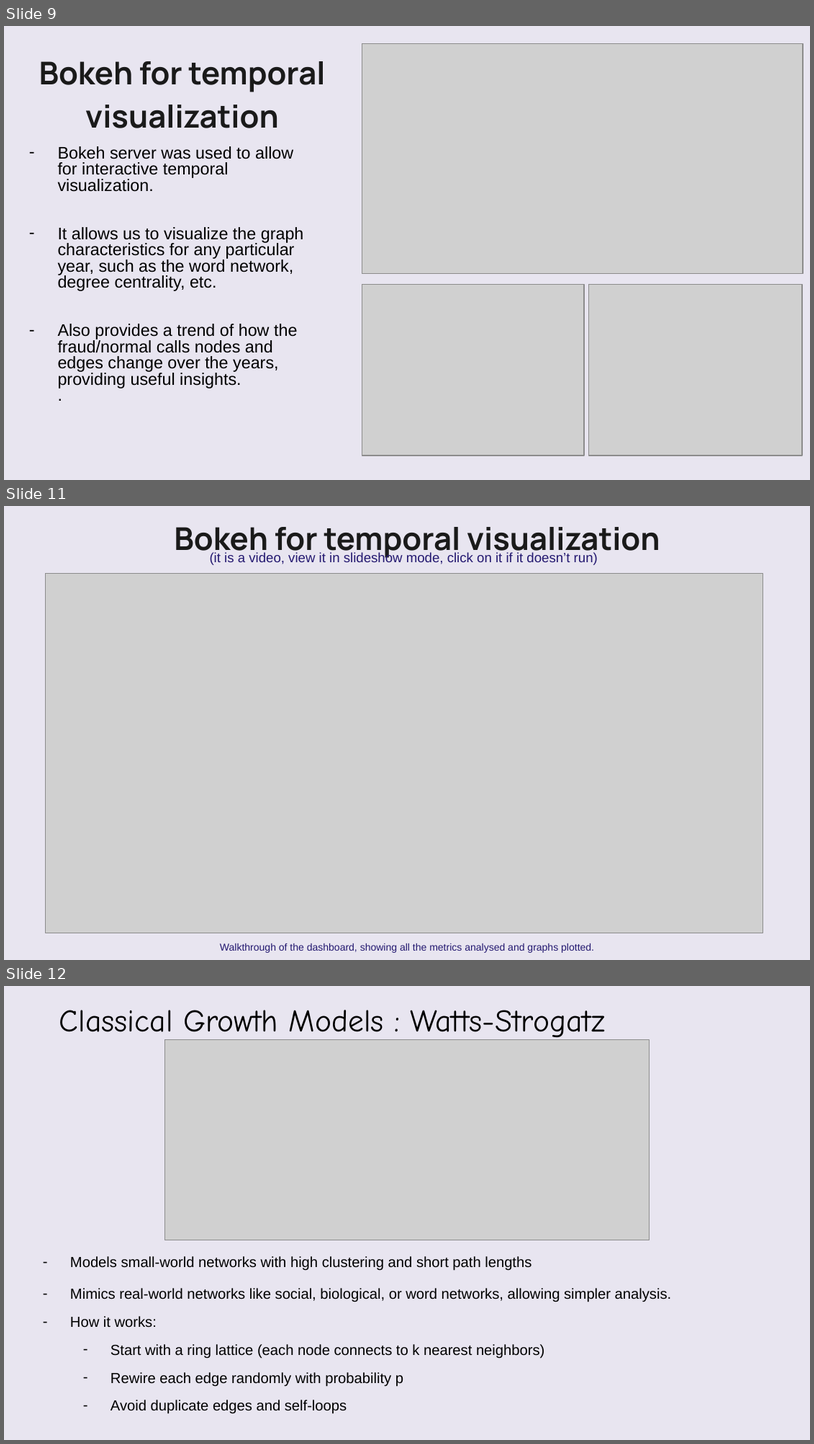
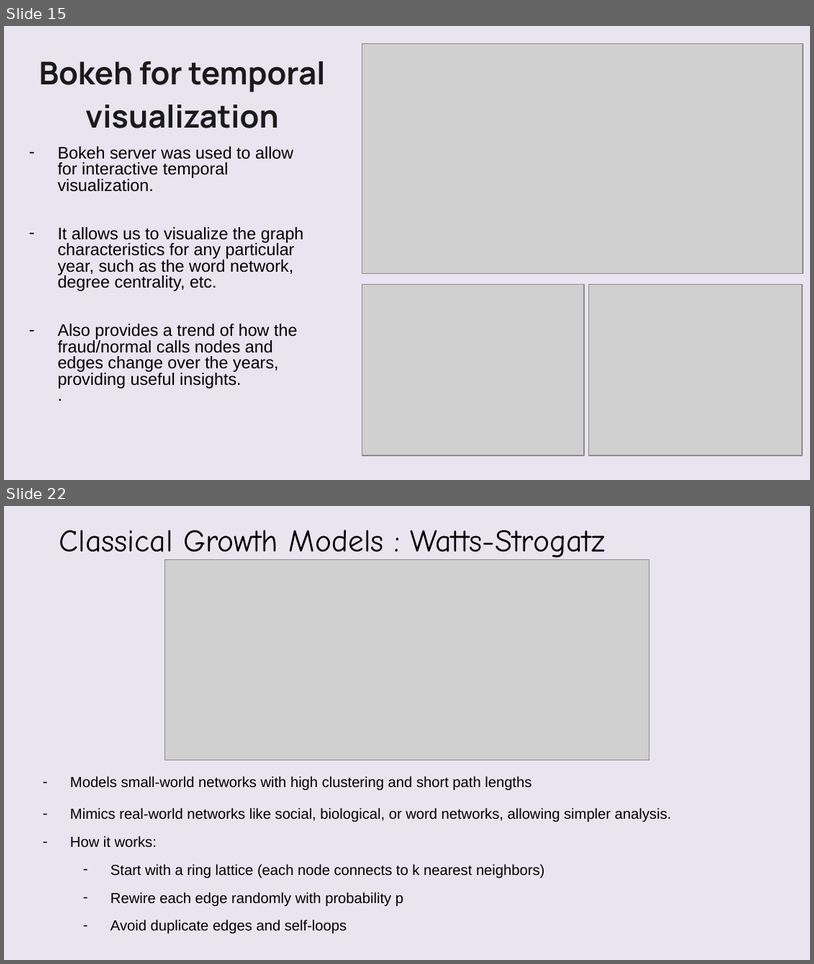
Before and after one commit to VatsalBhuva11/hoax-call-temporal-analysis, a slide deck: Group_16_SNA.pptx. Shown one above the other, each under a label of ours: slides 9, 11 and 12 before the commit, slides 15 and 22 after it; the slides between them are not shown. The pictures are 814x1444 and 814x964 pixels, drawn with LibreOffice and Linux fonts; fonts in the diff are those of the drawing; grey boxes stand for pictures; background and template pictures are left out. Boxes give left, top, right and bottom in pixels: in the first picture for what was removed or moved away, otherwise in the second. Text is boxed around its words. In the diff, an @@ line names an element or a change of style, - is before the commit and + after.

```diff
--- a/Group_16_SNA.pptx
+++ b/Group_16_SNA.pptx
@@ slide 11 removed at (x1=4, y1=506, x2=810, y2=960), background picture (left out) @@
@@ freeform shape removed at (x1=4, y1=506, x2=810, y2=960) @@
@@ text removed at (x1=174, y1=527, x2=661, y2=559) @@
-Bokeh for temporal visualization
@@ text removed at (x1=210, y1=552, x2=598, y2=565) @@
-(it is a video, view it in slideshow mode, click on it if it doesn’t run)
@@ picture removed at (x1=45, y1=573, x2=763, y2=932) @@
@@ text removed at (x1=220, y1=943, x2=594, y2=952) @@
-Walkthrough of the dashboard, showing all the metrics analysed and graphs plotted.
@@ what was slide 9 is now slide 15 @@
@@ what was slide 12 is now slide 22 @@
```
Also in this commit, not shown: 4 slides changed, 11 slides added, 3 other files.
